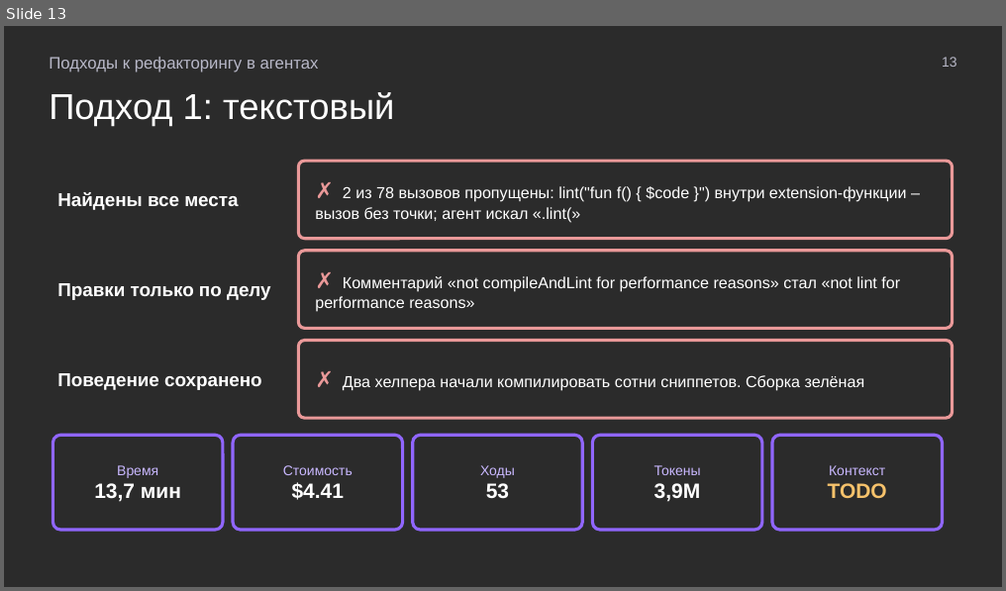
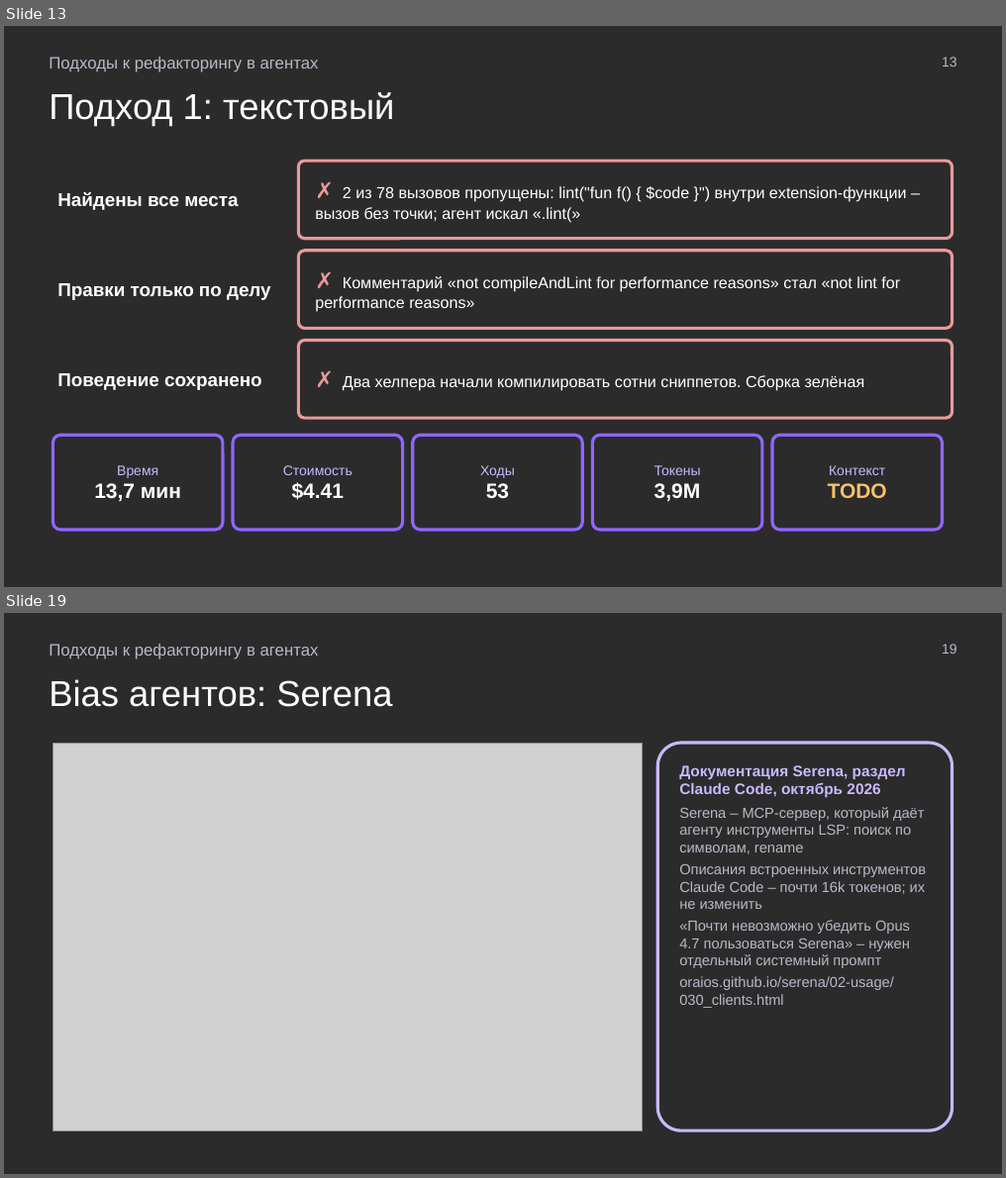
Before and after one commit to MchKosticyn/ide-refactoring-in-ai-agents, a slide deck: Доклад_ Рефакторинг в ИИ-агентах.pptx. Shown one above the other, each under a label of ours: slide 13 before the commit, slides 13 and 19 after it; the slides between them are not shown. The pictures are 1006x591 and 1006x1178 pixels, drawn with LibreOffice and Linux fonts; fonts in the diff are those of the drawing; grey boxes stand for pictures; background and template pictures are left out; a plain dark background stands for a picture behind light text. Boxes give left, top, right and bottom in pixels: in the first picture for what was removed or moved away, otherwise in the second. Text is boxed around its words. In the diff, an @@ line names an element or a change of style, - is before the commit and + after.

Commit message:
Bias slides with source screenshots; LSP pros/cons merged with protocol limitations; dot-less call slide; growing comparison table; human metrics to TODO; 1428 refs; engine banner

```diff
--- a/Доклад_ Рефакторинг в ИИ-агентах.pptx
+++ b/Доклад_ Рефакторинг в ИИ-агентах.pptx
@@ slide 19 added at (x1=4, y1=613, x2=1002, y2=1174), background picture (left out) @@
@@ text added at (x1=49, y1=644, x2=319, y2=660), 12 pt, text #B8B8C8 @@
+Подходы к рефакторингу в агентах
@@ text added at (x1=942, y1=644, x2=957, y2=654), 10 pt, text #B8B8C8 @@
+19
@@ text added at (x1=49, y1=679, x2=392, y2=707), 26 pt, text #FFFFFF @@
+Bias агентов: Serena
@@ picture added at (x1=53, y1=743, x2=642, y2=1131) @@
@@ rounded rectangle added at (x1=657, y1=743, x2=952, y2=1131), outline #C9B8FF 2.25 pt, 10.5 pt, text #B8B8C8 @@
+Документация Serena, раздел Claude Code, октябрь 2026
+Serena – MCP-сервер, который даёт агенту инструменты LSP: поиск по символам, rename
+Описания встроенных инструментов Claude Code – почти 16k токенов; их не изменить
+«Почти невозможно убедить Opus 4.7 пользоваться Serena» – нужен отдельный системный промпт
+oraios.github.io/serena/02-usage/030_clients.html
```
Also in this commit, not shown: 23 slides changed, 4 other slides added, 2 slides removed, 9 other files.
